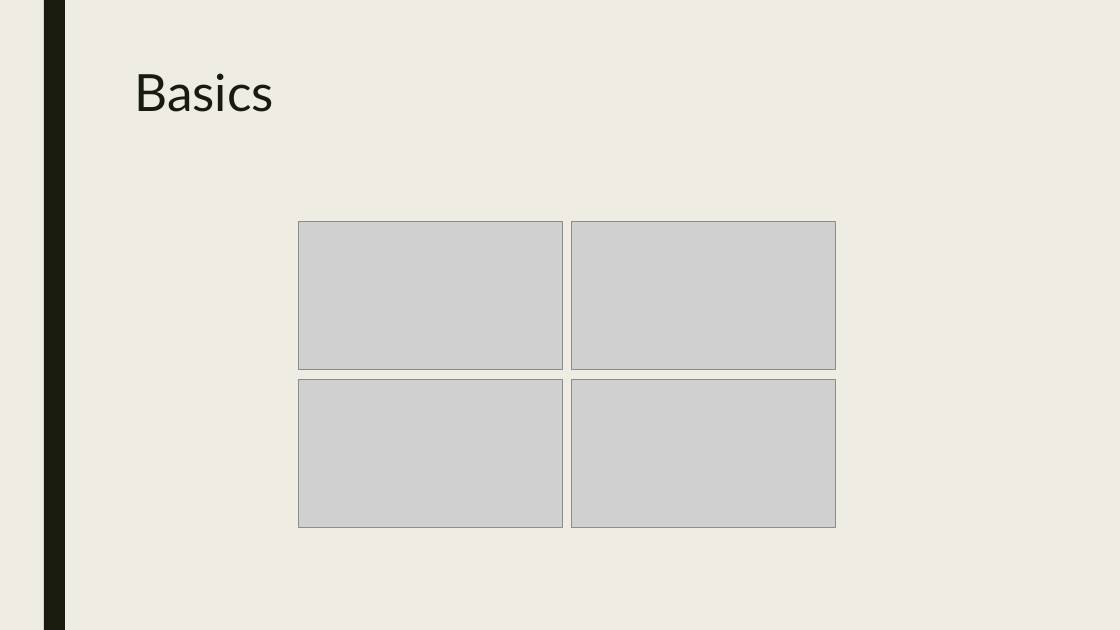
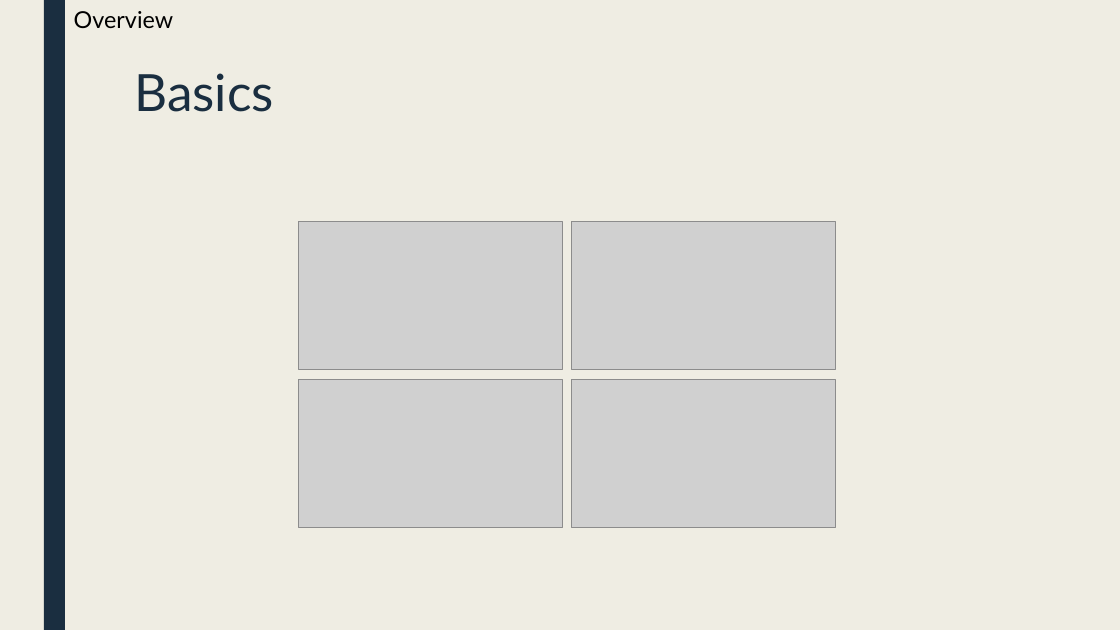
Before and after one commit to manuelhuber/typescript, a slide deck: slide 4 of Typescript.pptx (slide 2 before the commit). Drawn at 1120x630 pixels with LibreOffice and Linux fonts; fonts in the diff are those of the drawing; grey boxes stand for pictures. Boxes give left, top, right and bottom in pixels: in the first picture for what was removed or moved away, otherwise in the second. Text is boxed around its words. In the diff, an @@ line names an element or a change of style, - is before the commit and + after.

```diff
--- a/Typescript.pptx
+++ b/Typescript.pptx
@@ rectangle at bbox=[44, 0, 65, 630]: fill #191B0E to #1A2E40 @@
@@ text added at bbox=[74, 11, 173, 28], 20 pt, text #000000 @@
+Overview
@@ title "Basics" at bbox=[134, 73, 274, 112]: text colour #191B0E to #1A2E40 @@
```
Also in this commit, not shown: 9 other slides changed, 38 slides added, 2 other files.
